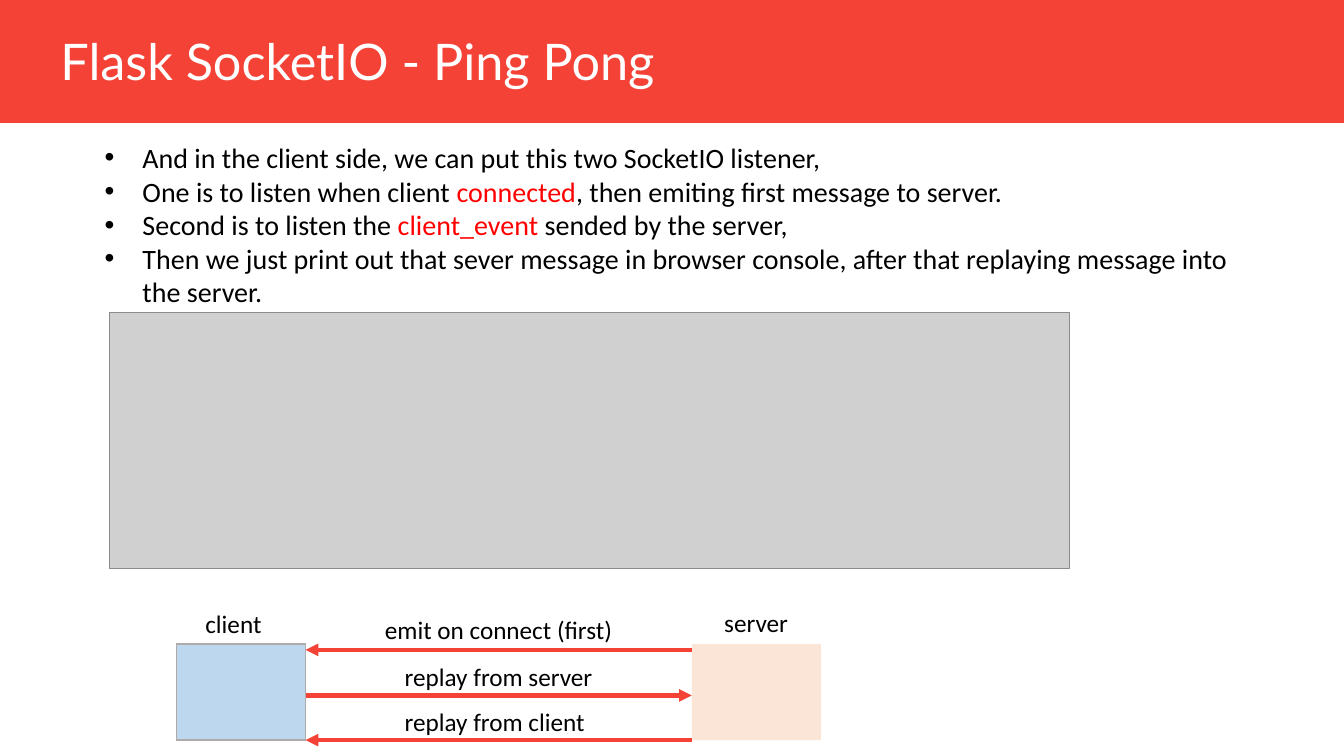
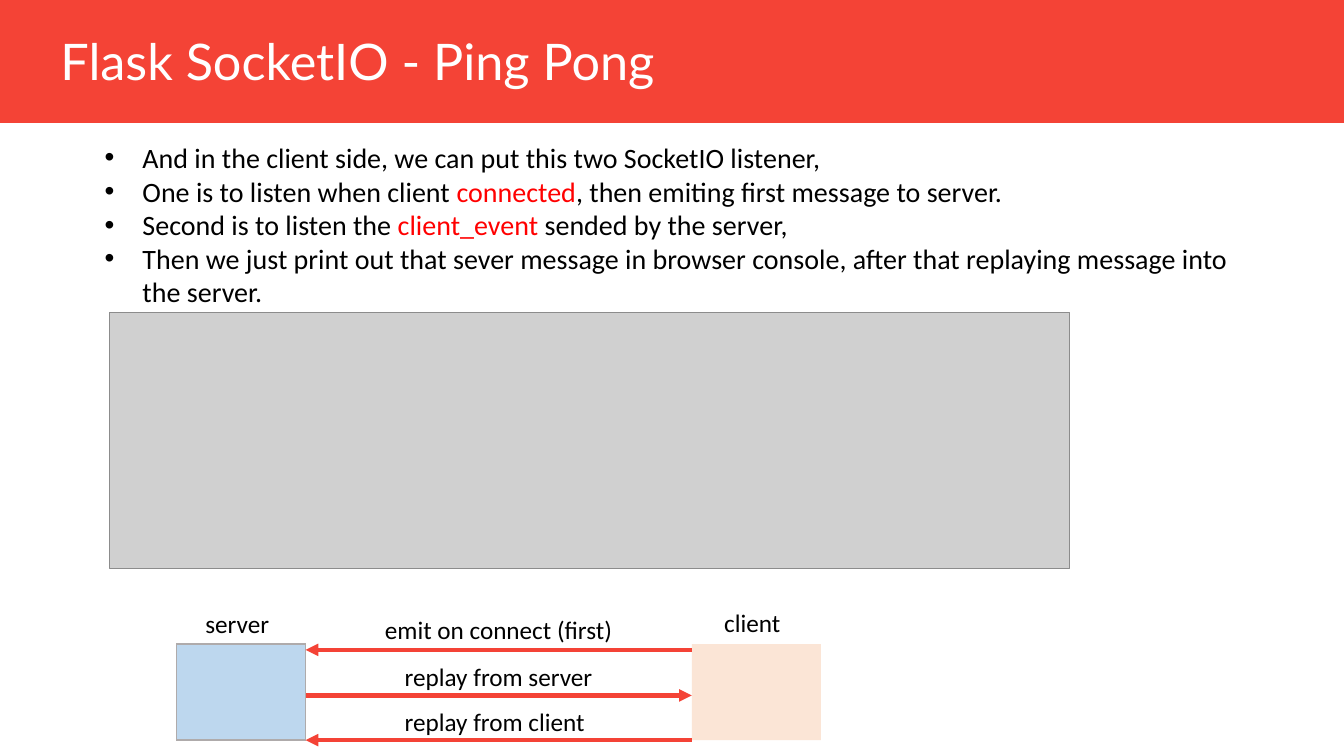
Before and after one commit to Muhammad-Yunus/Flask-Web-Development, a slide deck: slide 10 of pertemuan_7/Pertemuan_7.pptx. Drawn at 1344x756 pixels with LibreOffice and Linux fonts; fonts in the diff are those of the drawing; grey boxes stand for pictures. Boxes give left, top, right and bottom in pixels: in the first picture for what was removed or moved away, otherwise in the second. Text is boxed around its words. In the diff, an @@ line names an element or a change of style, - is before the commit and + after.

Commit message:
update

```diff
--- a/pertemuan_7/Pertemuan_7.pptx
+++ b/pertemuan_7/Pertemuan_7.pptx
@@ text at <box>205,620,269,633</box>: text changed @@
-client
+server
@@ text at <box>724,614,780,632</box>: text changed @@
-server
+client
```
